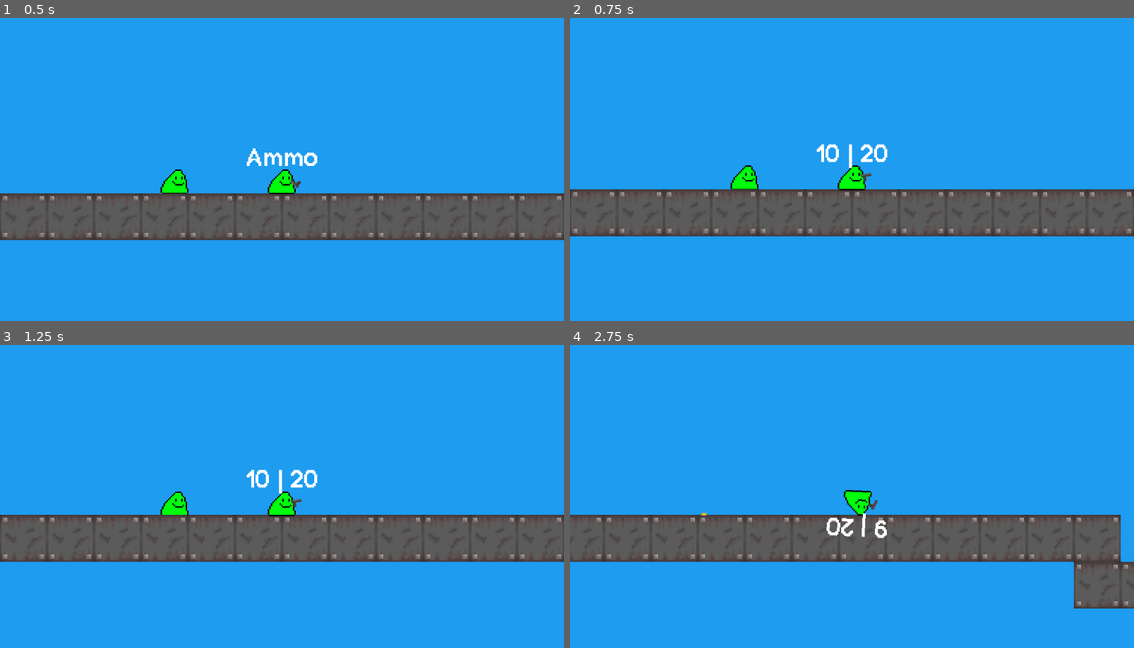
Above: before the commit, frames 1-4 (two rows, left to right).
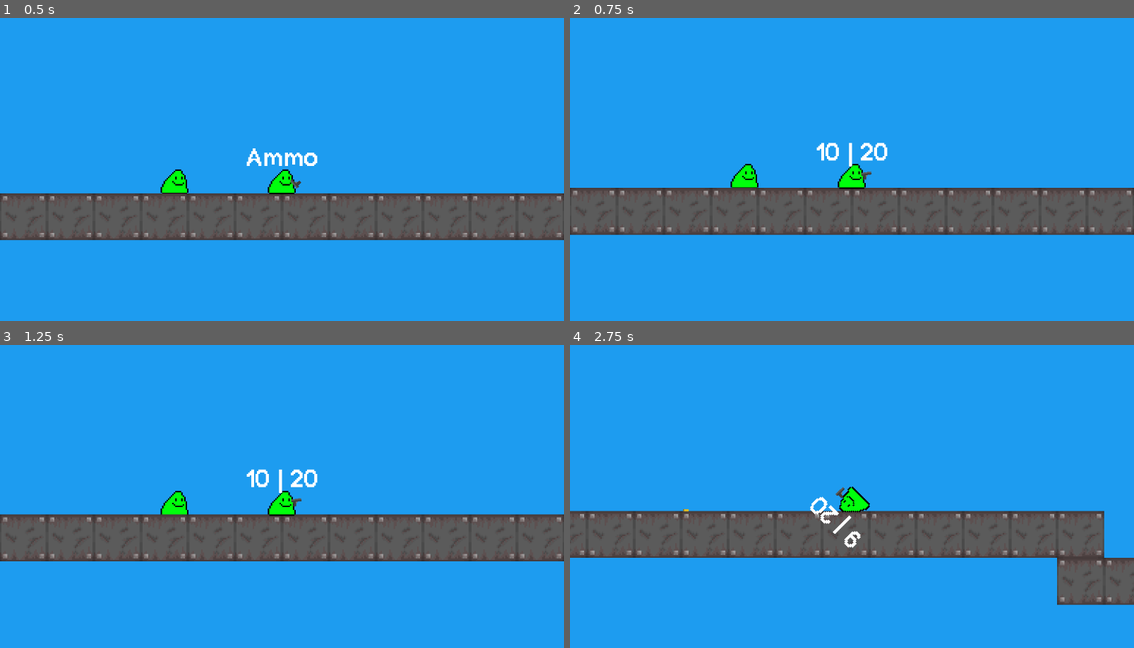
Above: after the commit, the same moments.

Repository: a0fefd/blobs-with-guns-remastered
Game: Godot game, scene res://scenes/levels/world.tscn
The game is run twice, just before and just after one commit, with the same random seed, the same clock (stepped at 60 frames per second) and the same inputs.
Inputs (mouse positions are in pixels of both pictures, inside the frame that each line leads up to):
- Up to frame 1 (0.5 s): no input
- Up to frame 2 (0.75 s): move the mouse to (976, 160) at 0.52 s; hold F (focus, bound only before the commit) from 0.53 s (still down)
- Up to frame 3 (1.25 s): keep holding F (focus, bound only before the commit)
- Up to frame 4 (2.75 s): move the mouse to (739, 517) at 1.27 s; release F (focus, bound only before the commit) at 1.28 s; click (739, 517) at 1.35 s; tap F (focus, bound only before the commit) at 1.55 s; move the mouse to (908, 432) at 2.02 s; hold F (focus, bound only before the commit) from 2.03 s (still down)

Frame 1 is identical in both runs. In frame 2, 2.1% of the frame differs, in the area x 0-100%, y 41-73%; in frame 3, 0.8%; in frame 4, 6.3%, in the area x 0-100%, y 46-87%.

Commit message:
Revert "Merge branch 'feat-slomo'"
This reverts commit e6d571e2bdd41fea2aa2a44a1a97ff264e6c52d7, reversing
changes made to 10ec3b930e12385255bd175d548090f9bdb108a2.

Diff:
--- a/default_bus_layout.tres
+++ /dev/null
@@ -1,8 +0,0 @@
-[gd_resource type="AudioBusLayout" load_steps=2 format=3 uid="uid://d0w7bgva4cd42"]
-
-[sub_resource type="AudioEffectPitchShift" id="AudioEffectPitchShift_gdcyn"]
-resource_name = "PitchShift"
-
-[resource]
-bus/0/effect/0/effect = SubResource("AudioEffectPitchShift_gdcyn")
-bus/0/effect/0/enabled = true
--- a/project.godot
+++ b/project.godot
@@ -38,12 +38,6 @@
 "events": [Object(InputEventKey,"resource_local_to_scene":false,"resource_name":"","device":-1,"window_id":0,"alt_pressed":false,"shift_pressed":false,"ctrl_pressed":false,"meta_pressed":false,"pressed":false,"keycode":0,"physical_keycode":82,"key_label":0,"unicode":114,"echo":false,"script":null)
 ]
 }
-focus={
-"deadzone": 0.5,
-"events": [Object(InputEventKey,"resource_local_to_scene":false,"resource_name":"","device":-1,"window_id":0,"alt_pressed":false,"shift_pressed":false,"ctrl_pressed":false,"meta_pressed":false,"pressed":false,"keycode":0,"physical_keycode":70,"key_label":0,"unicode":102,"echo":false,"script":null)
-, Object(InputEventMouseButton,"resource_local_to_scene":false,"resource_name":"","device":-1,"window_id":0,"alt_pressed":false,"shift_pressed":false,"ctrl_pressed":false,"meta_pressed":false,"button_mask":0,"position":Vector2(0, 0),"global_position":Vector2(0, 0),"factor":1.0,"button_index":2,"canceled":false,"pressed":false,"double_click":false,"script":null)
-]
-}
 
 [rendering]
 
--- a/scenes/blobs/player.tscn
+++ b/scenes/blobs/player.tscn
@@ -10,7 +10,6 @@
 collision_mask = 1
 script = ExtResource("2_pixgc")
 gun = ExtResource("3_0k28s")
-focus_time_scale = 0.2
 
 [node name="Camera2D" type="Camera2D" parent="." index="3"]
 zoom = Vector2(3, 3)
--- a/scenes/guns/gun.tscn
+++ b/scenes/guns/gun.tscn
@@ -125,6 +125,7 @@
 
 [node name="Gun" type="Node2D"]
 script = ExtResource("1_8yt1r")
+shotgun = true
 
 [node name="Sprite2D" type="Sprite2D" parent="."]
 texture = ExtResource("1_b0041")
--- a/scenes/levels/world.tscn
+++ b/scenes/levels/world.tscn
@@ -15,4 +15,3 @@
 layer_0/tile_data = PackedInt32Array(196601, 65536, 0, 196602, 65536, 0, 196603, 65536, 0, 196604, 65536, 0, 196605, 65 …(1296 unchanged characters)…
 
 [node name="Player" parent="." instance=ExtResource("2_gugrc")]
-focus_time_scale = 0.2
--- a/scripts/player.gd
+++ b/scripts/player.gd
@@ -3,7 +3,6 @@
 
 
 @export var gun: PackedScene = preload("res://scenes/guns/gun.tscn")
-@export var focus_time_scale: float = 0.2
 
 var guns := []
 var equipped_gun = null
@@ -22,13 +21,6 @@
 		flip()
 	elif sprite.scale.x != 1 and abs(rad_to_deg(get_angle_to(get_global_mouse_position()))) < 90:
 		flip()
-
-	if Input.is_action_pressed("focus"):
-		Engine.time_scale = focus_time_scale
-		AudioServer.get_bus_effect(0, 0).pitch_scale = focus_time_scale
-	else:
-		Engine.time_scale = 1
-		AudioServer.get_bus_effect(0, 0).pitch_scale = 1
 
 
 func add_gun(gun_to_add):
